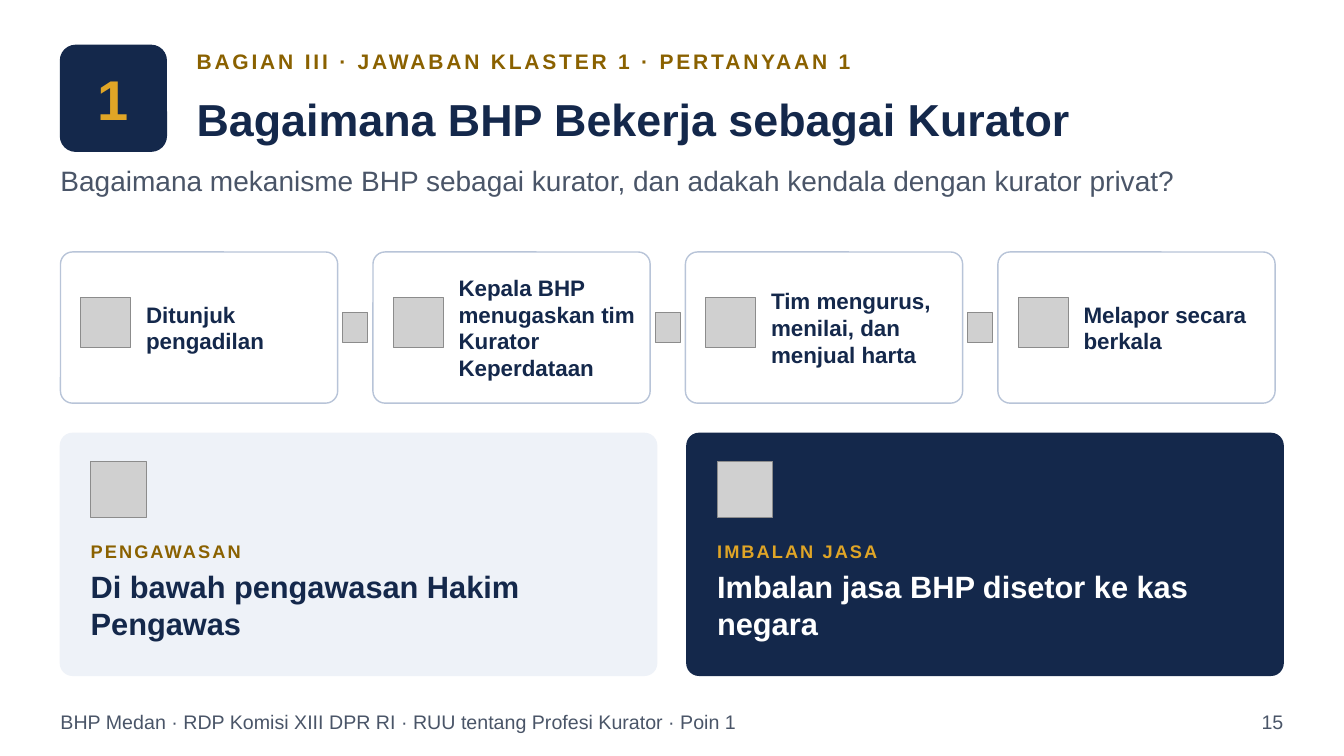
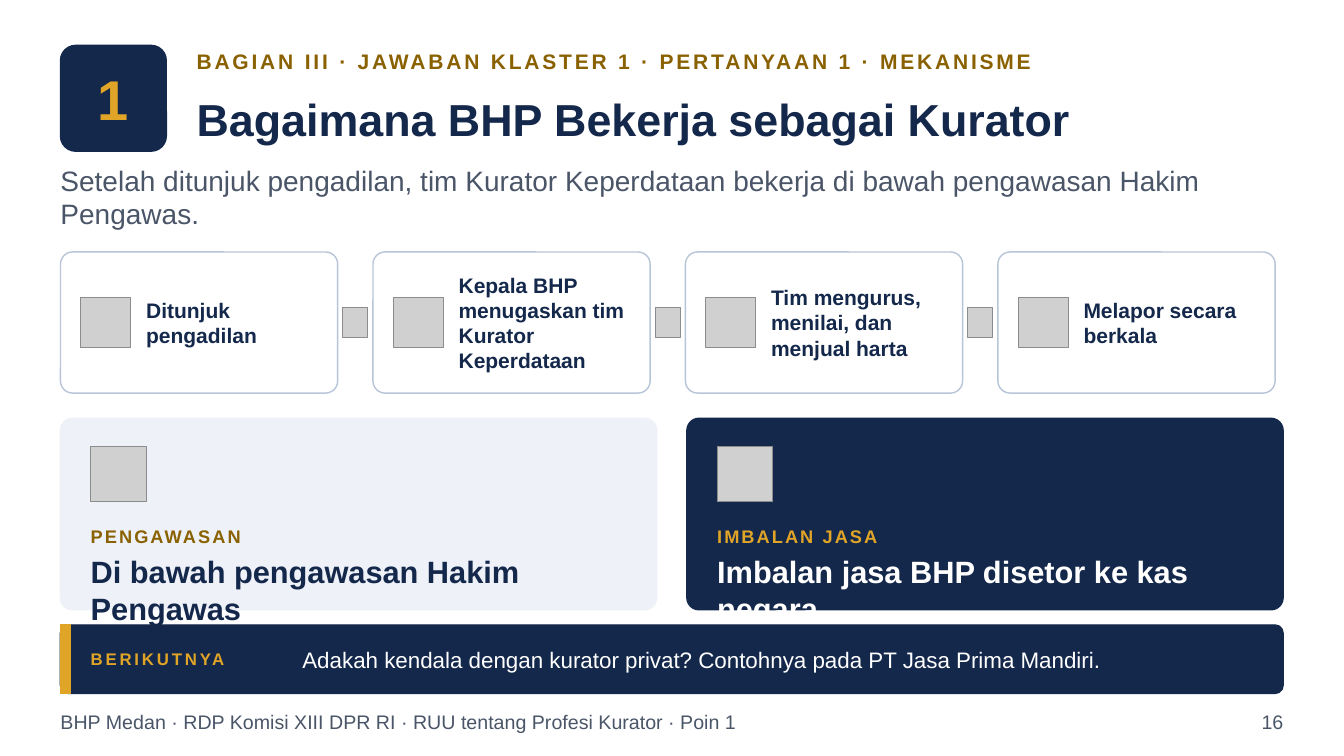
Before and after one commit to artheralawfirm-cloud/SAPAWALI, a slide deck: slide 16 of presentasi/Paparan_BHP_Medan_RUU_Profesi_Kurator.pptx (slide 15 before the commit). Drawn at 1344x756 pixels with LibreOffice and Linux fonts; fonts in the diff are those of the drawing; grey boxes stand for pictures. Boxes give left, top, right and bottom in pixels: in the first picture for what was removed or moved away, otherwise in the second. Text is boxed around its words. In the diff, an @@ line names an element or a change of style, - is before the commit and + after.

```diff
--- a/presentasi/Paparan_BHP_Medan_RUU_Profesi_Kurator.pptx
+++ b/presentasi/Paparan_BHP_Medan_RUU_Profesi_Kurator.pptx
@@ text at bbox=[60, 170, 1199, 230]: text changed @@
-Bagaimana mekanisme BHP sebagai kurator, dan adakah kendala dengan kurator privat?
+Setelah ditunjuk pengadilan, tim Kurator Keperdataan bekerja di bawah pengawasan Hakim Pengawas.
@@ rounded rectangle: place and size @@
-rounded rectangle at bbox=[60, 252, 338, 403]
+rounded rectangle at bbox=[60, 252, 338, 393]
@@ rounded rectangle: place and size @@
-rounded rectangle at bbox=[373, 252, 650, 403]
+rounded rectangle at bbox=[373, 252, 650, 393]
@@ rounded rectangle: place and size @@
-rounded rectangle at bbox=[686, 252, 963, 403]
+rounded rectangle at bbox=[686, 252, 963, 393]
@@ rounded rectangle: place and size @@
-rounded rectangle at bbox=[998, 252, 1275, 403]
+rounded rectangle at bbox=[998, 252, 1275, 393]
@@ size 16 to 15 pt in 4 elements at bbox=[146, 302, 257, 348], bbox=[459, 277, 624, 373], bbox=[771, 289, 921, 360], bbox=[1084, 302, 1236, 343] @@
@@ 3 pictures: place and size @@
-3 pictures at bbox=[343, 313, 993, 343]
+3 pictures at bbox=[343, 308, 993, 338]
@@ rounded rectangle: place and size @@
-rounded rectangle at bbox=[60, 434, 657, 676]
+rounded rectangle at bbox=[60, 418, 657, 610]
@@ proportions changed in 6 elements at bbox=[60, 252, 338, 393], bbox=[373, 252, 650, 393], bbox=[686, 252, 963, 393], bbox=[998, 252, 1275, 393], bbox=[60, 418, 657, 610], bbox=[688, 418, 1285, 610] @@
@@ rounded rectangle: place and size @@
-rounded rectangle at bbox=[688, 434, 1285, 676]
+rounded rectangle at bbox=[688, 418, 1285, 610]
@@ picture: place and size @@
-picture at bbox=[91, 462, 146, 517]
+picture at bbox=[91, 447, 146, 502]
@@ picture: place and size @@
-picture at bbox=[718, 462, 773, 517]
+picture at bbox=[718, 447, 773, 502]
@@ text "PENGAWASAN": place and size @@
-text "PENGAWASAN" at bbox=[91, 575, 519, 641]
+text "PENGAWASAN" at bbox=[91, 560, 519, 625]
@@ text "IMBALAN JASA": place and size @@
-text "IMBALAN JASA" at bbox=[717, 545, 1188, 641]
+text "IMBALAN JASA" at bbox=[717, 530, 1188, 625]
@@ rounded rectangle added at bbox=[60, 625, 1284, 694], fill #14284B, outline #14284B 1 pt @@
@@ rectangle added at bbox=[60, 625, 71, 694], fill #E0A526, outline #E0A526 1 pt @@
@@ text added at bbox=[91, 625, 302, 694], 12 pt, text #E0A526, bold @@
+BERIKUTNYA
@@ text added at bbox=[302, 651, 1100, 673], 16 pt, text #FFFFFF @@
+Adakah kendala dengan kurator privat? Contohnya pada PT Jasa Prima Mandiri.
@@ text at bbox=[1262, 715, 1284, 729]: text changed @@
-15
+16
```
Also in this commit, not shown: 24 other slides changed, 2 slides added, 6 other files.
